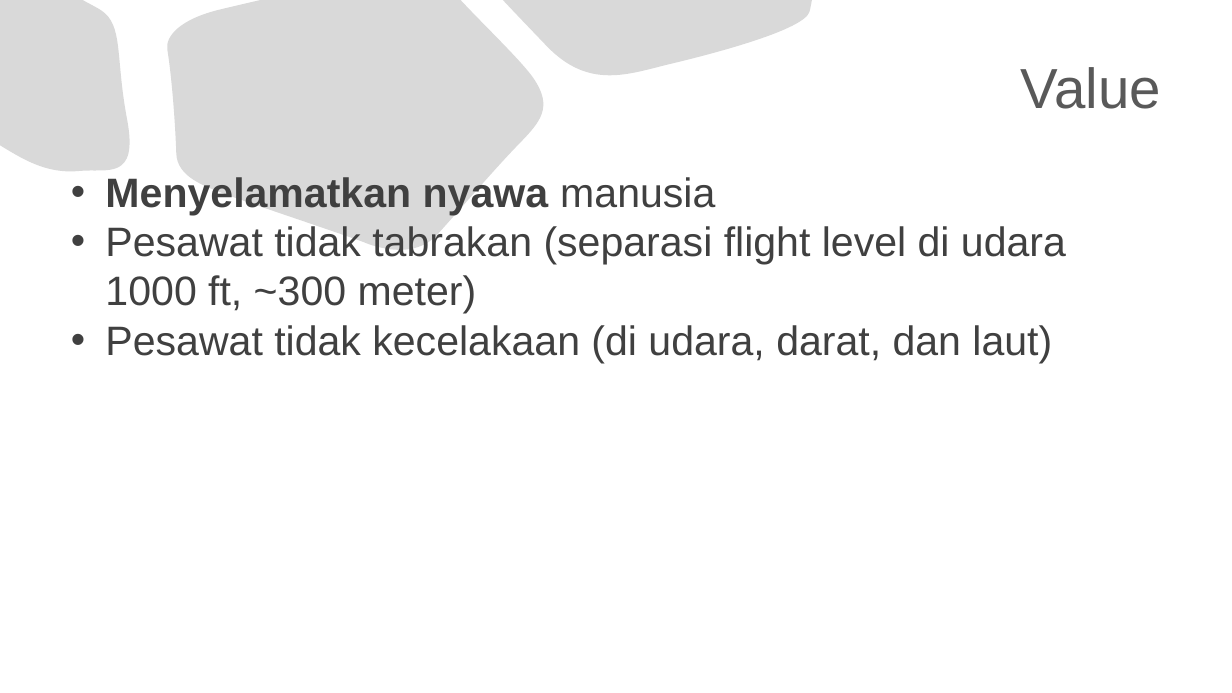
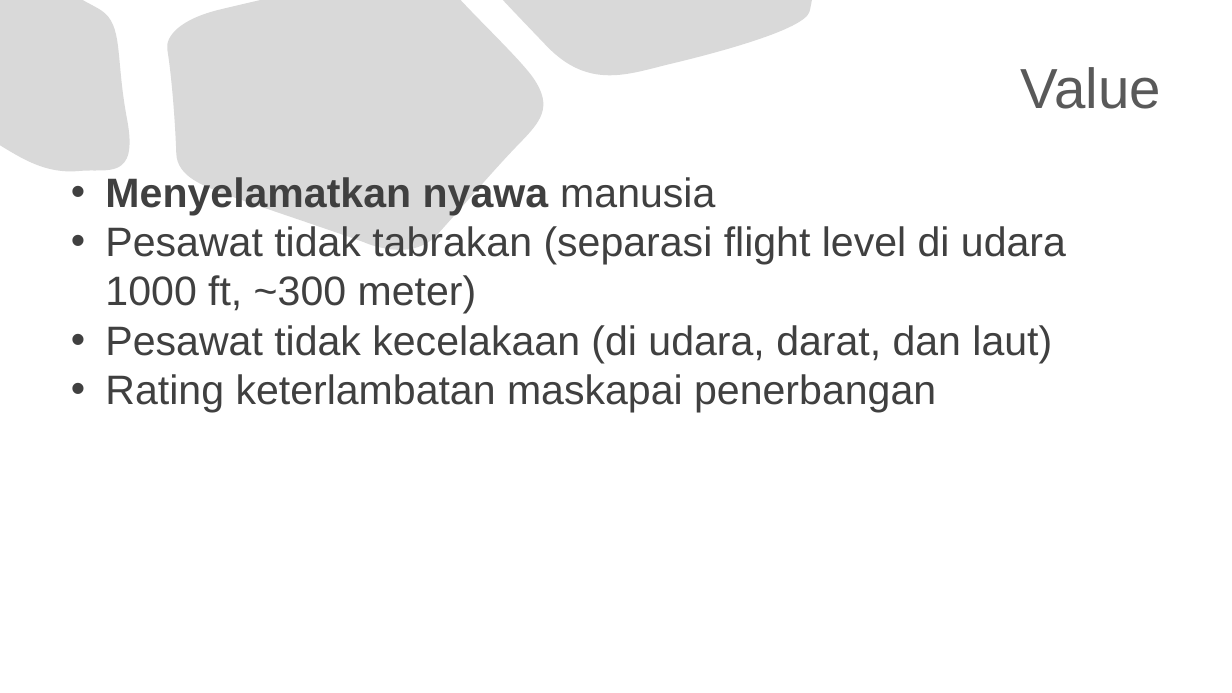
Before and after one commit to jendralhxr/bigdata, a slide deck: slide 12 of case_opensky.pptx. Drawn at 1232x693 pixels with LibreOffice and Linux fonts; fonts in the diff are those of the drawing. Boxes give left, top, right and bottom in pixels: in the first picture for what was removed or moved away, otherwise in the second. Text is boxed around its words. In the diff, an @@ line names an element or a change of style, - is before the commit and + after.

```diff
--- a/case_opensky.pptx
+++ b/case_opensky.pptx
@@ text at [105, 374, 936, 412]: paragraph added @@
+• Rating keterlambatan maskapai penerbangan
```
Also in this commit, not shown: 3 other slides changed, 4 slides added, 1 slide removed.
